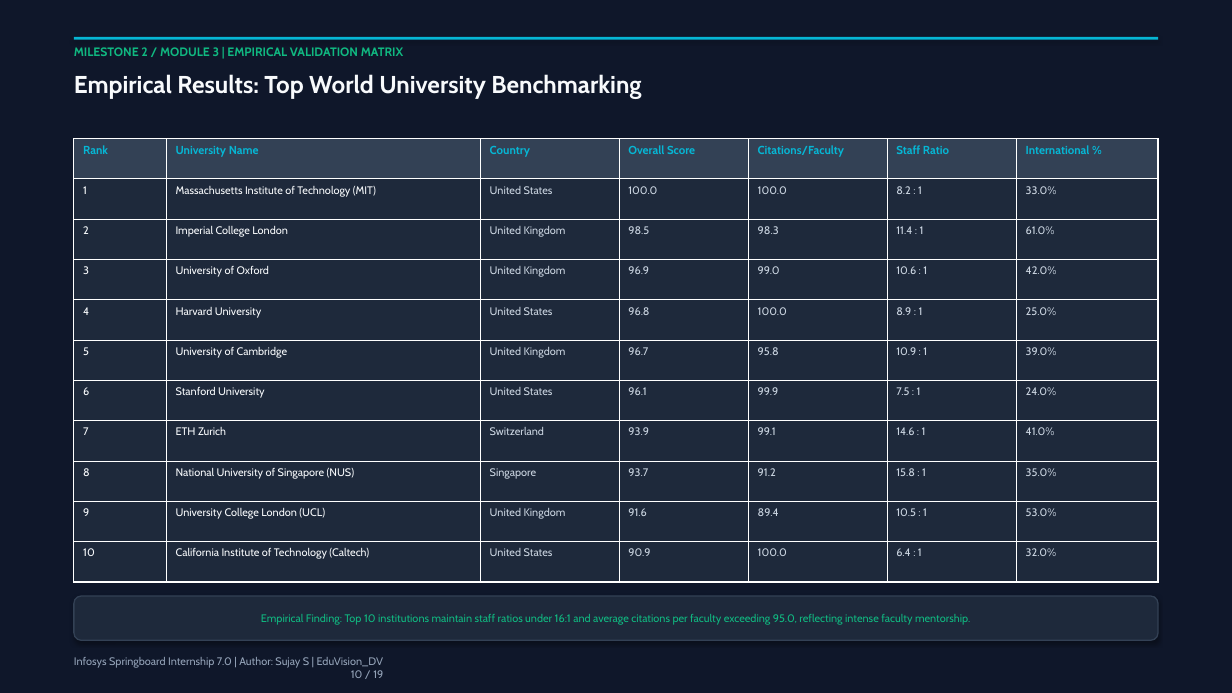
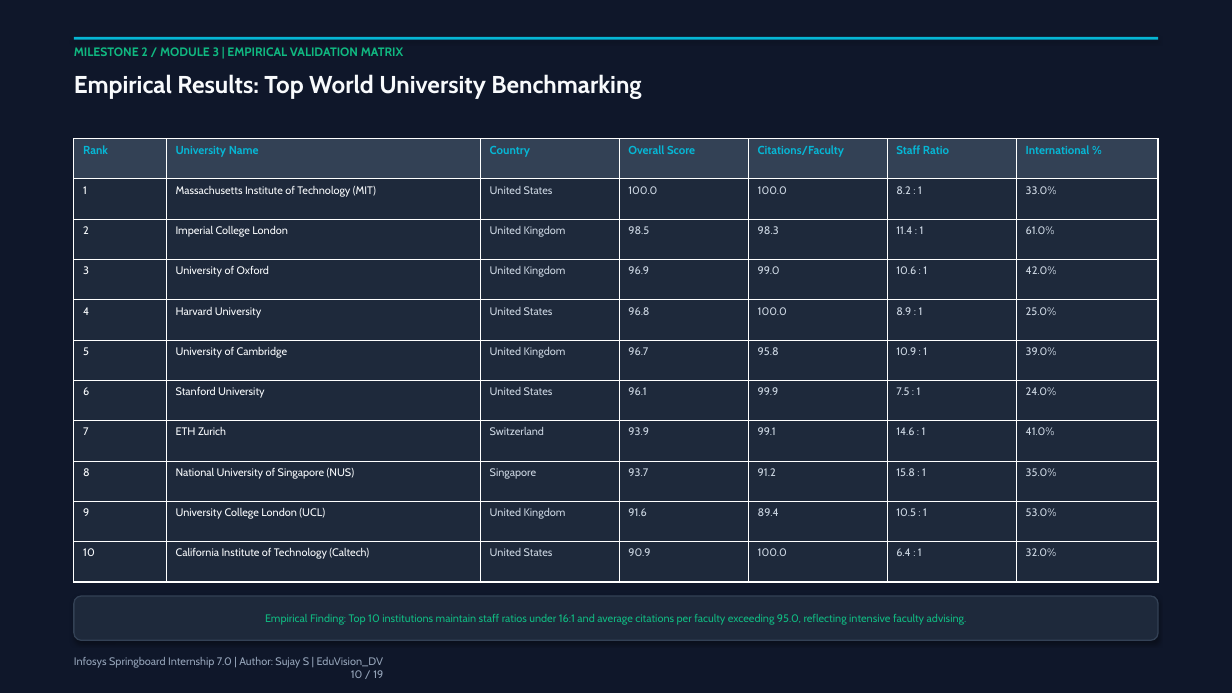
Before and after one commit to springboardmentor1234r/Higher-Education-Intelligence-System-for-Institutional-Performance-and-Academic-Excellence-Analysis, a slide deck: slide 10 of EduVision_DV_Project_Presentation.pptx. Drawn at 1232x693 pixels with LibreOffice and Linux fonts; fonts in the diff are those of the drawing. Boxes give left, top, right and bottom in pixels: in the first picture for what was removed or moved away, otherwise in the second. Text is boxed around its words. In the diff, an @@ line names an element or a change of style, - is before the commit and + after.

```diff
--- a/EduVision_DV_Project_Presentation.pptx
+++ b/EduVision_DV_Project_Presentation.pptx
@@ text in rounded rectangle at (265, 614, 967, 625): text changed @@
-Empirical Finding: Top 10 institutions maintain staff ratios under 16:1 and average citations per faculty exceeding 95.0, reflecting intense faculty mentorship.
+Empirical Finding: Top 10 institutions maintain staff ratios under 16:1 and average citations per faculty exceeding 95.0, reflecting intensive faculty advising.
```
Also in this commit, not shown: 8 other slides changed, 16 other files.
